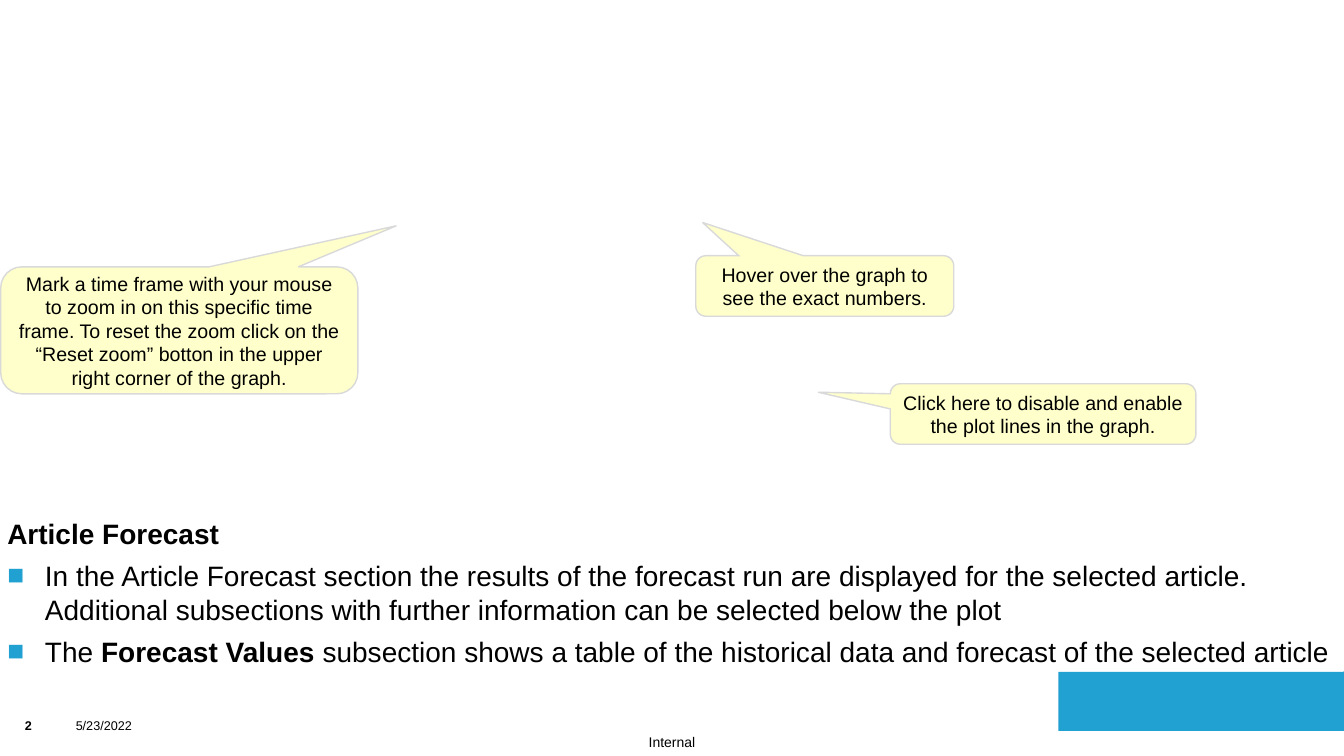
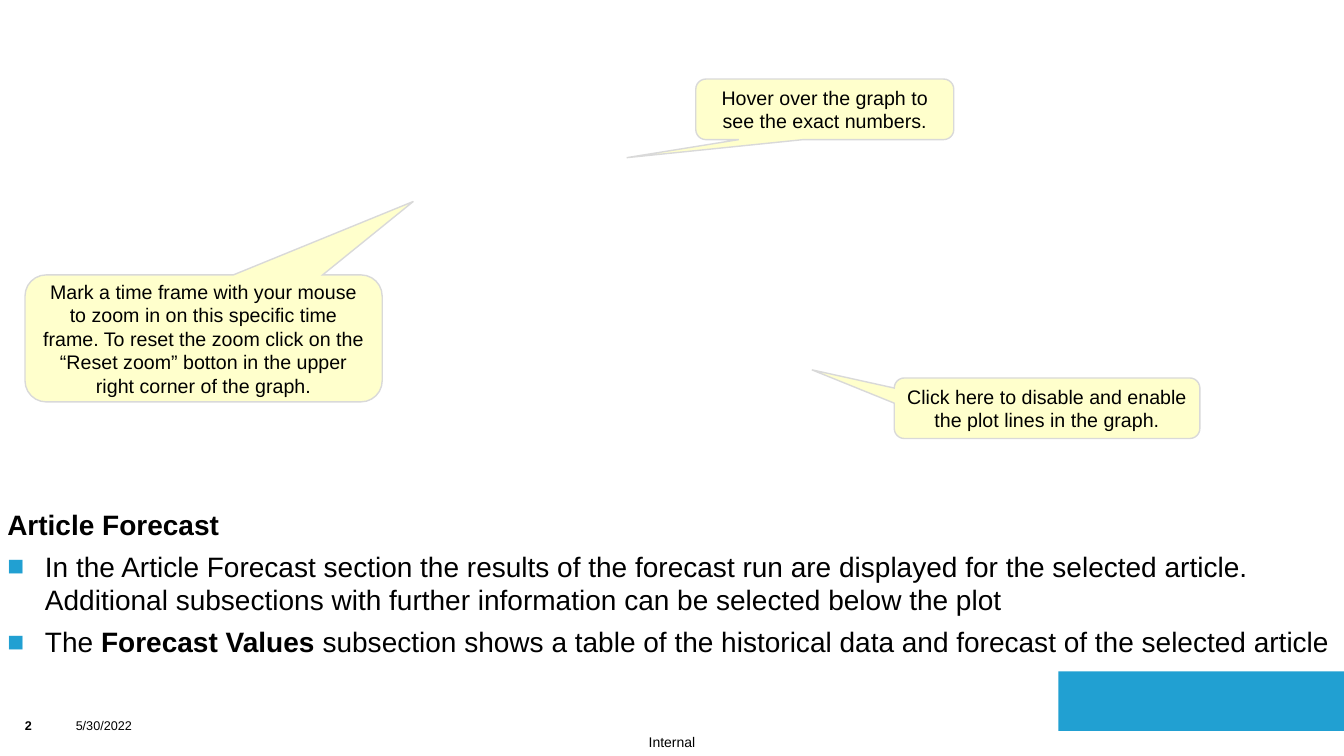
Before and after one commit to saskiaha/FSS_TeamProject, a slide deck: slide 2 of src/assets/ADFUserManual.pptx. Drawn at 1344x756 pixels with LibreOffice and Linux fonts; fonts in the diff are those of the drawing; background and template pictures are left out. Boxes give left, top, right and bottom in pixels: in the first picture for what was removed or moved away, otherwise in the second. Text is boxed around its words. In the diff, an @@ line names an element or a change of style, - is before the commit and + after.

Commit message:
Manual updated, minor changes in data

```diff
--- a/src/assets/ADFUserManual.pptx
+++ b/src/assets/ADFUserManual.pptx
@@ proportions changed in 3 elements at [894,378,1200,439], [25,275,382,402], [696,79,954,139] @@
@@ rounded speech box "Hover over the graph to ...": place and size @@
-rounded speech box "Hover over the graph to ..." at [696,256,954,317]
+rounded speech box "Hover over the graph to ..." at [696,79,954,139]
@@ rounded speech box "Mark a time frame with ...": place and size @@
-rounded speech box "Mark a time frame with ..." at [1,267,358,394]
+rounded speech box "Mark a time frame with ..." at [25,275,382,402]
@@ rounded speech box "Click here to disable and ...": place and size @@
-rounded speech box "Click here to disable and ..." at [890,384,1196,445]
+rounded speech box "Click here to disable and ..." at [894,378,1200,439]
@@ text "Article Forecast": place and size @@
-text "Article Forecast" at [7,523,1329,663]
+text "Article Forecast" at [7,514,1329,653]
@@ text at [76,721,132,730]: text changed @@
-5/23/2022
+5/30/2022
```
Also in this commit, not shown: 3 other slides changed, 11 other files.
